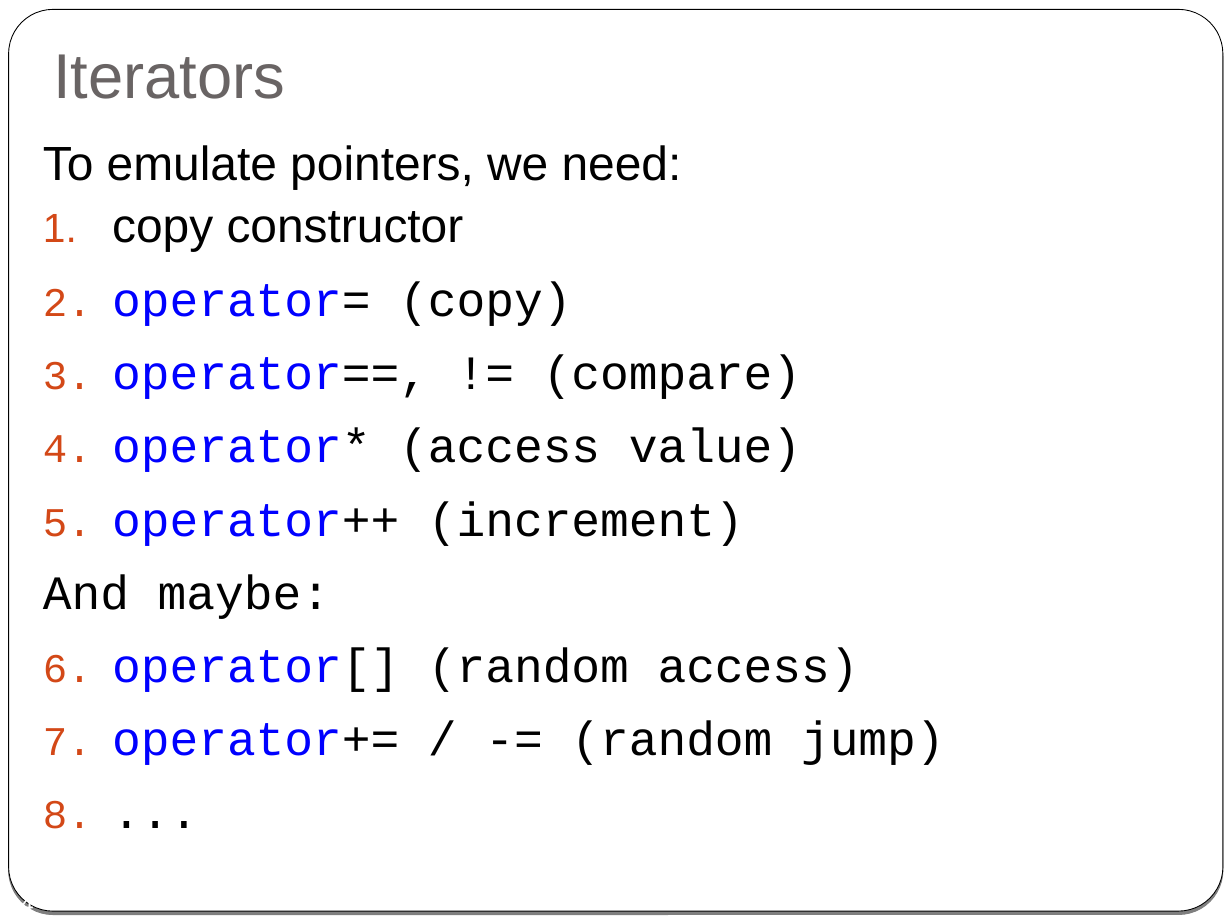
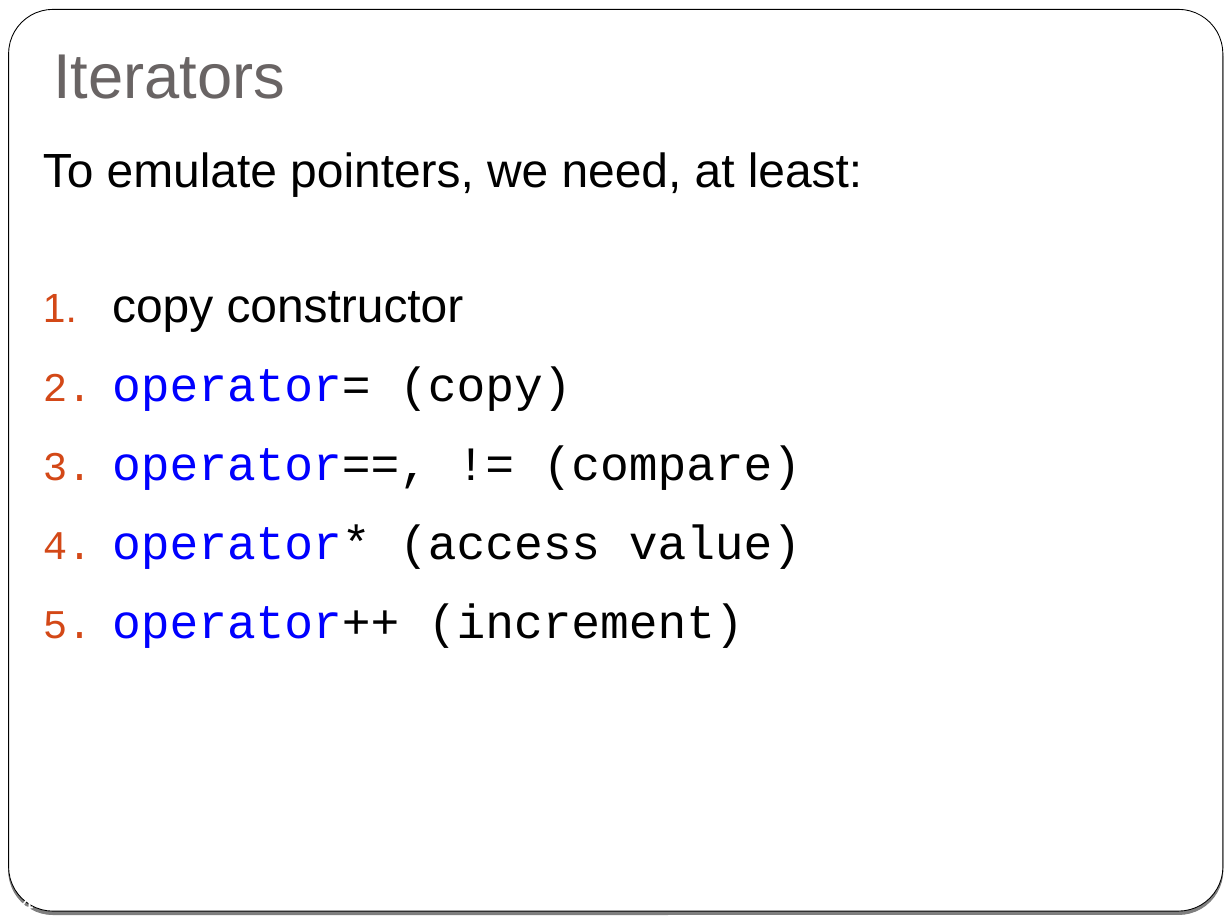
Before and after one commit to cpp-at-ariel/cpp-5780, a slide deck: slide 14 of 08-templates-iterators/slides-2-class-templates-iterators.odp. Drawn at 1232x924 pixels with LibreOffice and Linux fonts; fonts in the diff are those of the drawing. Boxes give left, top, right and bottom in pixels: in the first picture for what was removed or moved away, otherwise in the second. Text is boxed around its words. In the diff, an @@ line names an element or a change of style, - is before the commit and + after.

```diff
--- a/08-templates-iterators/slides-2-class-templates-iterators.odp
+++ b/08-templates-iterators/slides-2-class-templates-iterators.odp
@@ text at (43, 152, 862, 196): text changed @@
-To emulate pointers, we need:
+To emulate pointers, we need, at least:
@@ text at (112, 291, 801, 648): line spacing 0.9 to 1; line spacing 1.1 to 1.2 @@
@@ text at (43, 574, 945, 765): paragraphs removed @@
-And maybe:
-1. operator[] (random access)
-2. operator+= / -= (random jump)
-3. ...
```
Also in this commit, not shown: 7 other slides changed, 5 other files.
